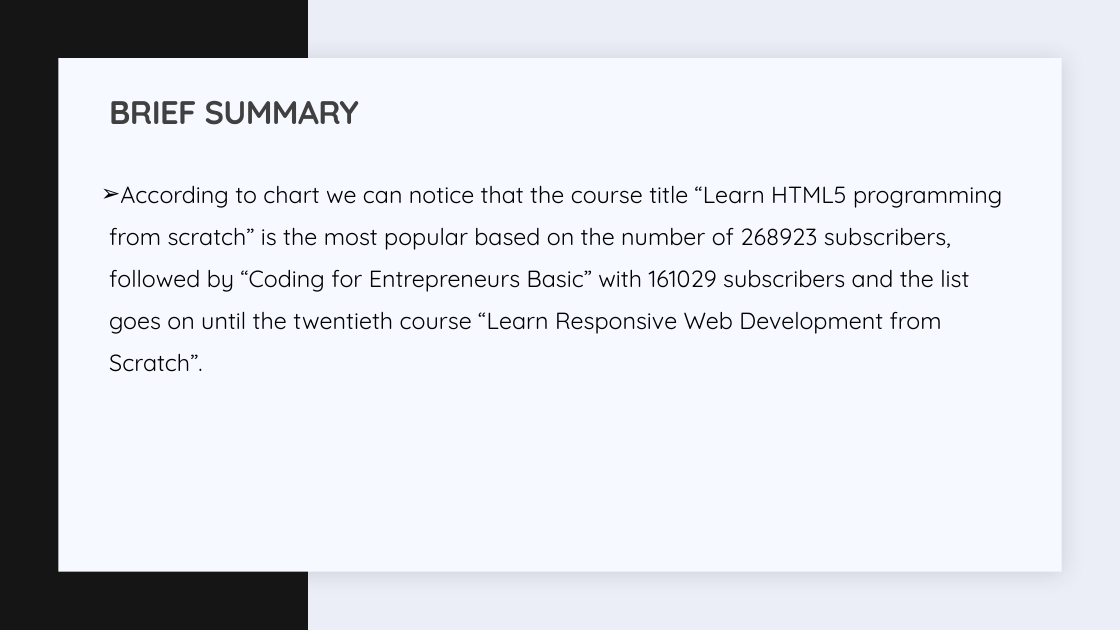
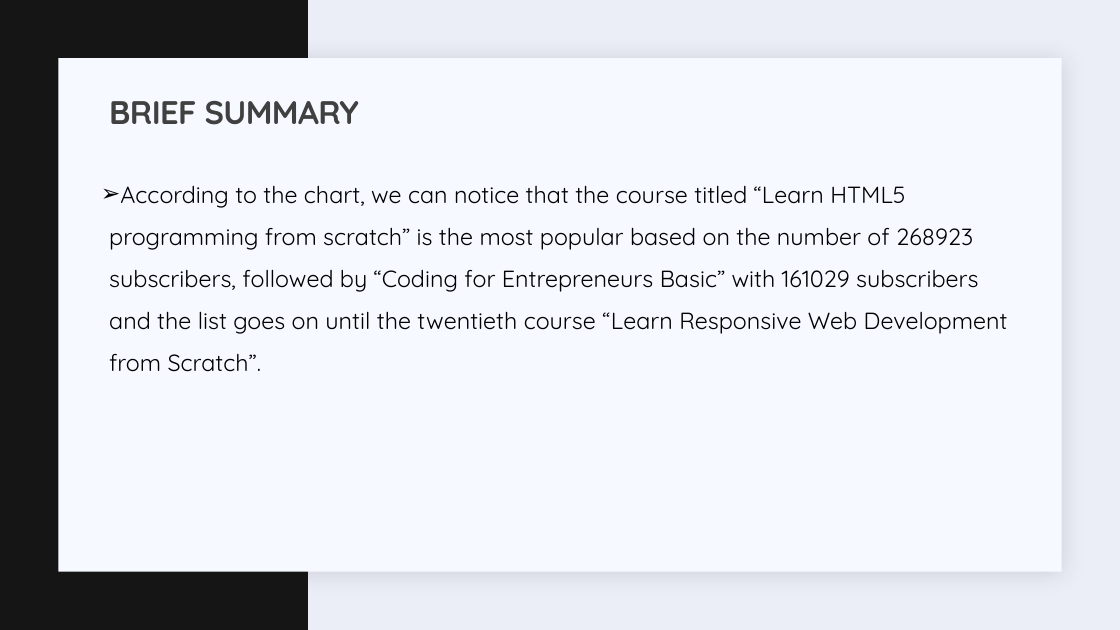
Before and after one commit to JEDDTT/Software-Projects, a slide deck: slide 20 of Data Analysis/DATA SCIENTIST SALARY.pptx (slide 18 before the commit). Drawn at 1120x630 pixels with LibreOffice and Linux fonts; fonts in the diff are those of the drawing. Boxes give left, top, right and bottom in pixels: in the first picture for what was removed or moved away, otherwise in the second. Text is boxed around its words. In the diff, an @@ line names an element or a change of style, - is before the commit and + after.

```diff
--- a/Data Analysis/DATA SCIENTIST SALARY.pptx
+++ b/Data Analysis/DATA SCIENTIST SALARY.pptx
@@ text at (x1=109, y1=185, x2=1008, y2=372): text changed @@
-➢ According to chart we can notice that the course title “Learn HTML5 programming from scratch” is the most popular based on the number of 268923 subscribers, followed by “Coding for Entrepreneurs Basic” with 161029 subscribers and the list goes on until the twentieth course “Learn Responsive Web Development from Scratch”.
+➢ According to the chart, we can notice that the course titled “Learn HTML5 programming from scratch” is the most popular based on the number of 268923 subscribers, followed by “Coding for Entrepreneurs Basic” with 161029 subscribers and the list goes on until the twentieth course “Learn Responsive Web Development from Scratch”.
```
Also in this commit, not shown: 23 other slides changed, 5 slides added, 13 other files.
